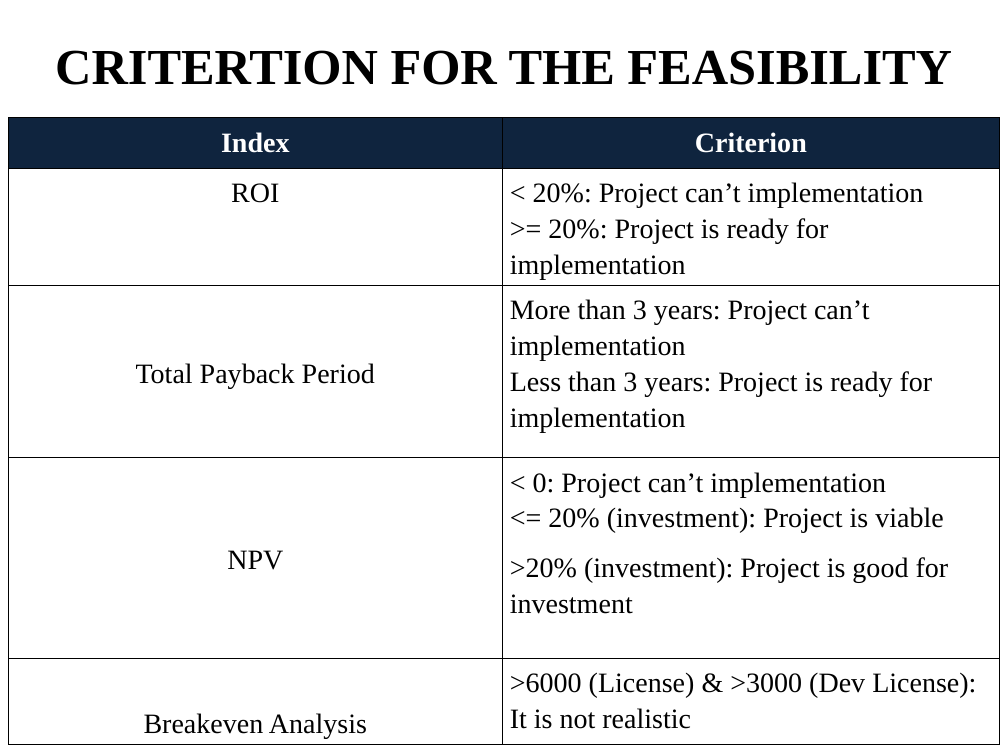
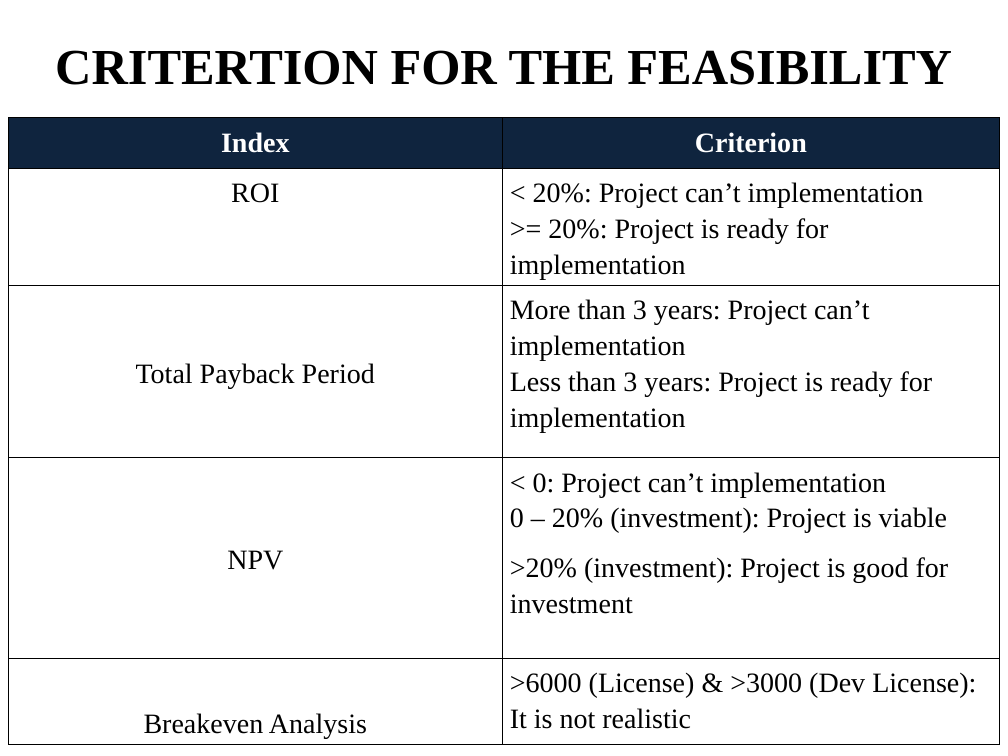
Before and after one commit to T138384/vlu-k15t1-team11, a slide deck: slide 5 of SMA - Software Measurement & Analysis/Assignment-07/K15T1-Team11-Team Assignment7/K15T1-Team11-Team Assignment7.ppt. Drawn at 1008x756 pixels with LibreOffice and Linux fonts; fonts in the diff are those of the drawing; background and template pictures are left out. Boxes give left, top, right and bottom in pixels: in the first picture for what was removed or moved away, otherwise in the second. Text is boxed around its words. In the diff, an @@ line names an element or a change of style, - is before the commit and + after.

```diff
--- a/SMA - Software Measurement & Analysis/Assignment-07/K15T1-Team11-Team Assignment7/K15T1-Team11-Team Assignment7.ppt
+++ b/SMA - Software Measurement & Analysis/Assignment-07/K15T1-Team11-Team Assignment7/K15T1-Team11-Team Assignment7.ppt
@@ table at bbox=[8, 118, 999, 743] @@
-row 4, column 2: < 0: Project can’t implementation / <= 20% (investment): Project is viable / >20% (investment): Project is good for investment
+row 4, column 2: < 0: Project can’t implementation / 0 – 20% (investment): Project is viable / >20% (investment): Project is good for investment
```
Also in this commit, not shown: 2 other slides changed, 2 other files.
